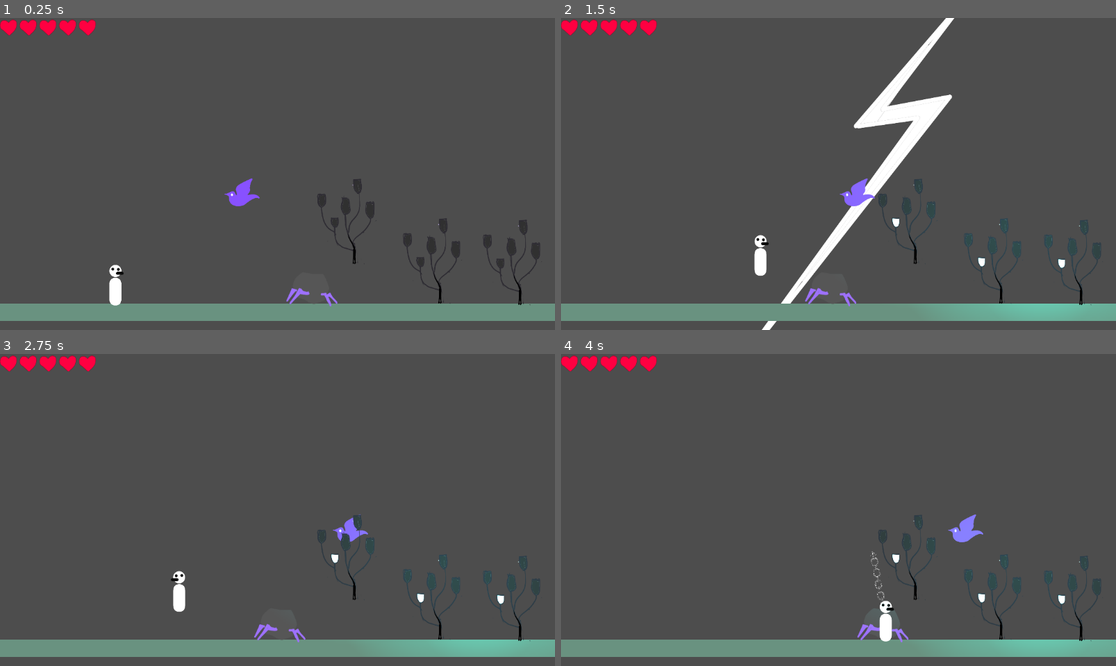
Above: before the commit, frames 1-4 (two rows, left to right).
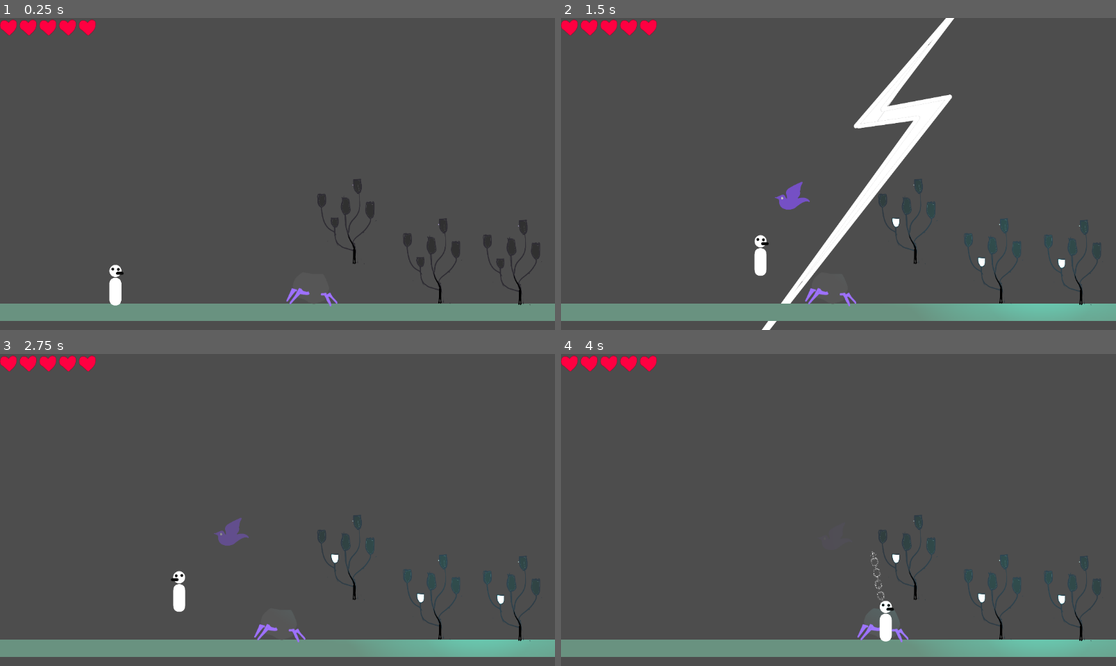
Above: after the commit, the same moments.

Repository: albverse/qimela
Game: Godot game, scene res://scene/MainTest.tscn
Same seed, same stepped clock (60 frames per second), same inputs: the game is played once before the commit and once after it.
Inputs (mouse positions are in pixels of both pictures, inside the frame that each line leads up to):
- Up to frame 1 (0.25 s): no input
- Up to frame 2 (1.5 s): tap Enter at 0.5 s; move the mouse to (960, 158) at 0.52 s; hold D (move_right) from 0.53 s (still down); tap Space at 0.6 s; click (960, 158) at 0.67 s; tap W (jump) at 0.77 s; move the mouse to (727, 189) at 1.27 s; tap X at 1.35 s
- Up to frame 3 (2.75 s): tap W (jump) at 1.52 s; move the mouse to (333, 441) at 2.02 s; release D (move_right) at 2.03 s; hold A (move_left) from 2.03 s (still down); tap Space at 2.1 s
- Up to frame 4 (4 s): move the mouse to (810, 572) at 2.77 s; release A (move_left) at 2.78 s; hold D (move_right) from 2.78 s (still down); tap X at 2.85 s; click (810, 572) at 2.92 s; tap W (jump) at 3.02, 3.77 s; move the mouse to (1005, 556) at 3.52 s; tap Space at 3.6 s

The runs differ from the first frame. In frame 1, 0.3% of the frame differs, in the area x 40-47%, y 51-61%; in frame 2, 0.5%, in the area x 38-57%, y 51-62%; in frame 3, 0.5%; in frame 4, 0.3%.

Commit message:
Implement MonsterFly visibility and light reactions

Diff:
--- a/scene/MonsterFly.gd
+++ b/scene/MonsterFly.gd
@@ -4,10 +4,20 @@
 @export var move_speed: float = 90.0
 @export var float_amp: float = 12.0
 @export var float_freq: float = 2.4
+@export var visible_time: float = 0.0
+@export var visible_time_max: float = 6.0
+@export var opacity_full_threshold: float = 4.0
 
 var _base_y: float = 0.0
 var _t: float = 0.0
 var _dir: int = 1
+var _is_visible: bool = false
+var _stunned_after_invisible: float = 0.0
+var _visible_sources: Dictionary = {} # source_id -> true
+var _pending_light_sources: Dictionary = {} # source_id -> {area, remaining}
+
+@onready var _hurtbox: Area2D = get_node_or_null(^"Hurtbox") as Area2D
+@onready var _body_shape: CollisionShape2D = get_node_or_null(^"CollisionShape2D") as CollisionShape2D
 
 
 func _ready() -> void:
@@ -16,6 +26,135 @@
 	max_hp = 3
 	super._ready()
 	_base_y = global_position.y
+	EventBus.thunder_burst.connect(_on_thunder_burst)
+	_switch_to_invisible()
+
+
+func _physics_process(dt: float) -> void:
+	_update_light_sources(dt)
+	_update_visibility(dt)
+	_update_stun_after_invisible(dt)
+	super._physics_process(dt)
+
+
+func _on_thunder_burst(add_seconds: float) -> void:
+	visible_time = min(visible_time + add_seconds, visible_time_max)
+
+
+func _on_light_started(source_id: int, remaining_time: float, source_light_area: Area2D) -> void:
+	if source_light_area == null:
+		return
+	_pending_light_sources[source_id] = {
+		"area": source_light_area,
+		"remaining": remaining_time,
+	}
+	_try_apply_light_source(source_id)
+
+
+func _on_light_finished(source_id: int) -> void:
+	_pending_light_sources.erase(source_id)
+	_visible_sources.erase(source_id)
+
+
+func _update_light_sources(dt: float) -> void:
+	if _pending_light_sources.is_empty():
+		return
+	var expired: Array[int] = []
+	for source_id in _pending_light_sources.keys():
+		var data: Dictionary = _pending_light_sources[source_id]
+		var remaining: float = float(data.get("remaining", 0.0)) - dt
+		if remaining <= 0.0:
+			expired.append(source_id)
+			continue
+		data["remaining"] = remaining
+		_pending_light_sources[source_id] = data
+		_try_apply_light_source(source_id)
+	for source_id in expired:
+		_pending_light_sources.erase(source_id)
+
+
+func _try_apply_light_source(source_id: int) -> void:
+	if _visible_sources.has(source_id):
+		return
+	if _light_receiver == null:
+		return
+	var data: Dictionary = _pending_light_sources.get(source_id, {})
+	var area: Area2D = data.get("area") as Area2D
+	if area == null:
+		return
+	if not area.overlaps_area(_light_receiver):
+		return
+	var remaining: float = float(data.get("remaining", 0.0))
+	if remaining <= 0.0:
+		return
+	visible_time = min(visible_time + remaining, visible_time_max)
+	_visible_sources[source_id] = true
+	_pending_light_sources.erase(source_id)
+
+
+func _update_visibility(dt: float) -> void:
+	if visible_time > 0.0:
+		if not _is_visible:
+			_switch_to_visible()
+
+		var alpha: float = 1.0
+		if visible_time < opacity_full_threshold and opacity_full_threshold > 0.0:
+			alpha = clampf(visible_time / opacity_full_threshold, 0.0, 1.0)
+
+		if sprite != null:
+			var m: Color = sprite.modulate
+			m.a = alpha
+			sprite.modulate = m
+
+		visible_time = max(visible_time - dt, 0.0)
+		if visible_time <= 0.0:
+			visible_time = 0.0
+			_switch_to_invisible()
+	else:
+		if _is_visible:
+			_switch_to_invisible()
+
+
+func _switch_to_visible() -> void:
+	_is_visible = true
+	if sprite != null:
+		sprite.visible = true
+	if _hurtbox != null:
+		_hurtbox.set_deferred("monitorable", true)
+	if _body_shape != null:
+		_body_shape.set_deferred("disabled", false)
+
+
+func _switch_to_invisible() -> void:
+	_is_visible = false
+	if sprite != null:
+		sprite.visible = false
+		var m: Color = sprite.modulate
+		m.a = 0.0
+		sprite.modulate = m
+	if _hurtbox != null:
+		_hurtbox.set_deferred("monitorable", false)
+	if _body_shape != null:
+		_body_shape.set_deferred("disabled", true)
+
+	if _linked_player != null:
+		for slot in _linked_slots:
+			_linked_player.call("force_dissolve_chain", slot)
+		_linked_slots.clear()
+		_linked_player = null
+
+	stunned_t = 3.0
+	_stunned_after_invisible = 3.0
+
+
+func _update_stun_after_invisible(dt: float) -> void:
+	if _stunned_after_invisible <= 0.0:
+		return
+	_stunned_after_invisible -= dt
+	if _stunned_after_invisible <= 0.0:
+		_stunned_after_invisible = 0.0
+		hp = max_hp
+		_update_weak_state()
 
 func _do_move(dt: float) -> void:
 	if weak:
